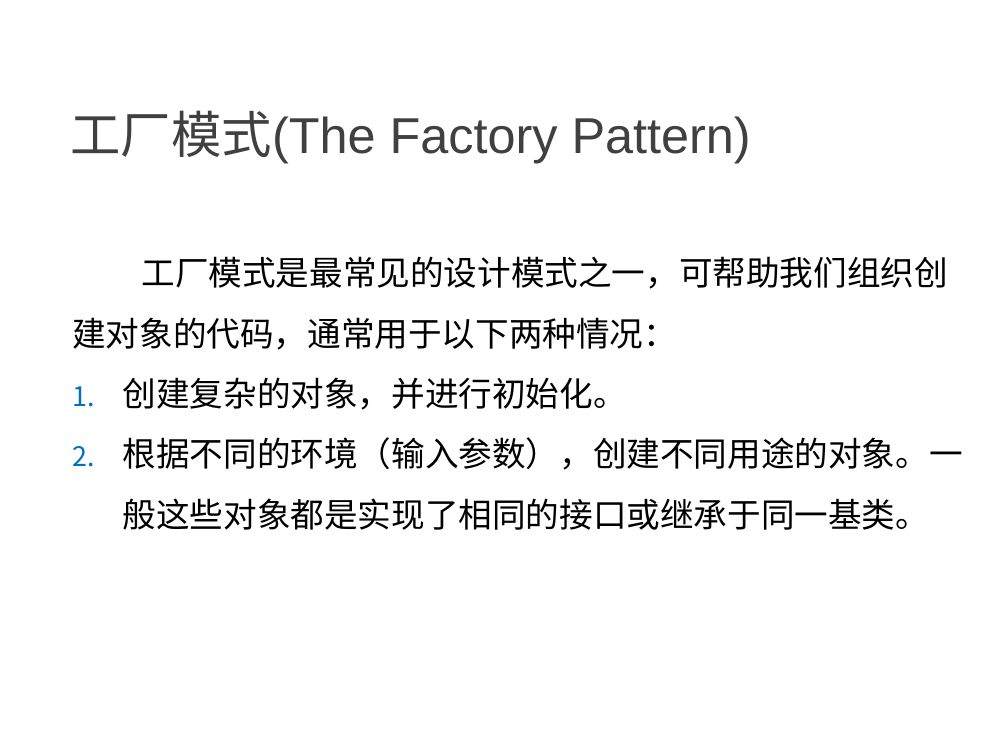
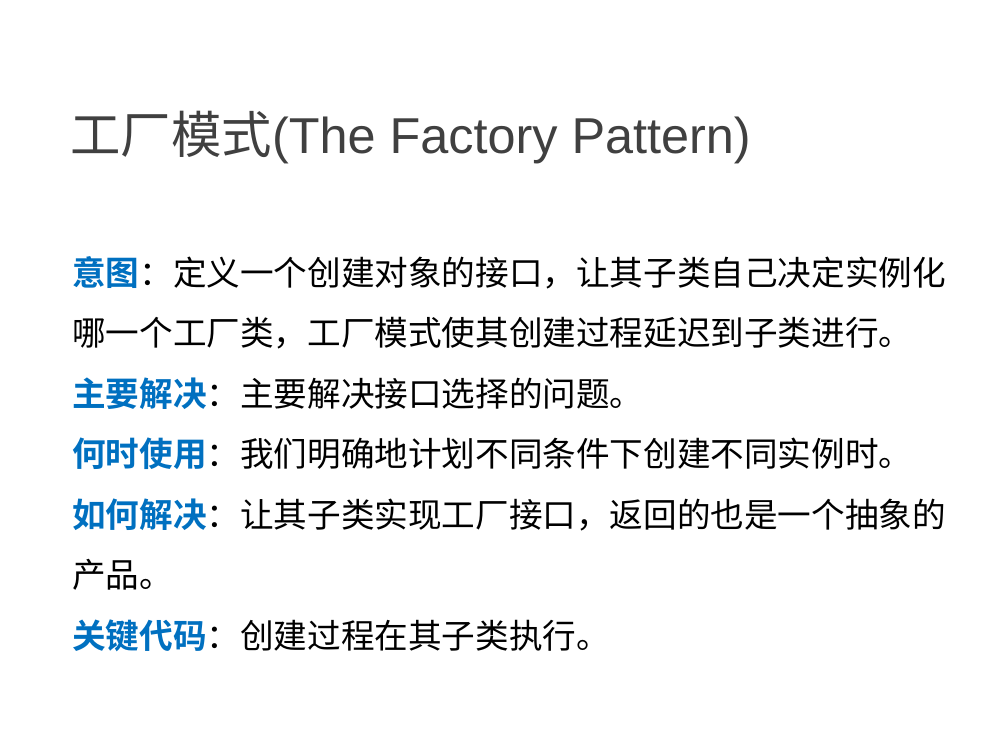
Before and after one commit to NewGr8Player/My-PPT, a slide deck: slide 43 of Design pattern/23种设计模式详解.pptx. Drawn at 1008x756 pixels with LibreOffice and Linux fonts; fonts in the diff are those of the drawing. Boxes give left, top, right and bottom in pixels: in the first picture for what was removed or moved away, otherwise in the second. Text is boxed around its words. In the diff, an @@ line names an element or a change of style, - is before the commit and + after.

Commit message:
新增工厂模式 部分内容

```diff
--- a/Design pattern/23种设计模式详解.pptx
+++ b/Design pattern/23种设计模式详解.pptx
@@ text at box(72, 256, 946, 651): text changed @@
-工厂模式是最常见的设计模式之一，可帮助我们组织创建对象的代码，通常用于以下两种情况：
-  1. 创建复杂的对象，并进行初始化。
-  2. 根据不同的环境（输入参数），创建不同用途的对象。一般这些对象都是实现了相同的接口或继承于同一基类。
+意图：定义一个创建对象的接口，让其子类自己决定实例化哪一个工厂类，工厂模式使其创建过程延迟到子类进行。
+主要解决：主要解决接口选择的问题。
+何时使用：我们明确地计划不同条件下创建不同实例时。
+如何解决：让其子类实现工厂接口，返回的也是一个抽象的产品。
+关键代码：创建过程在其子类执行。
```
Also in this commit, not shown: 2 slides added.
